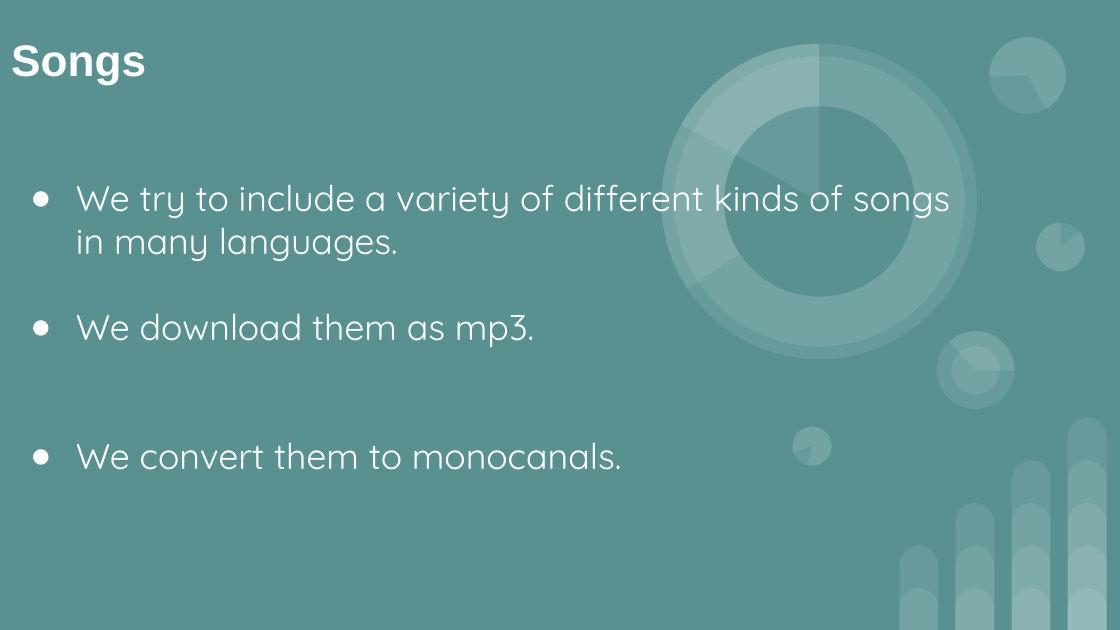
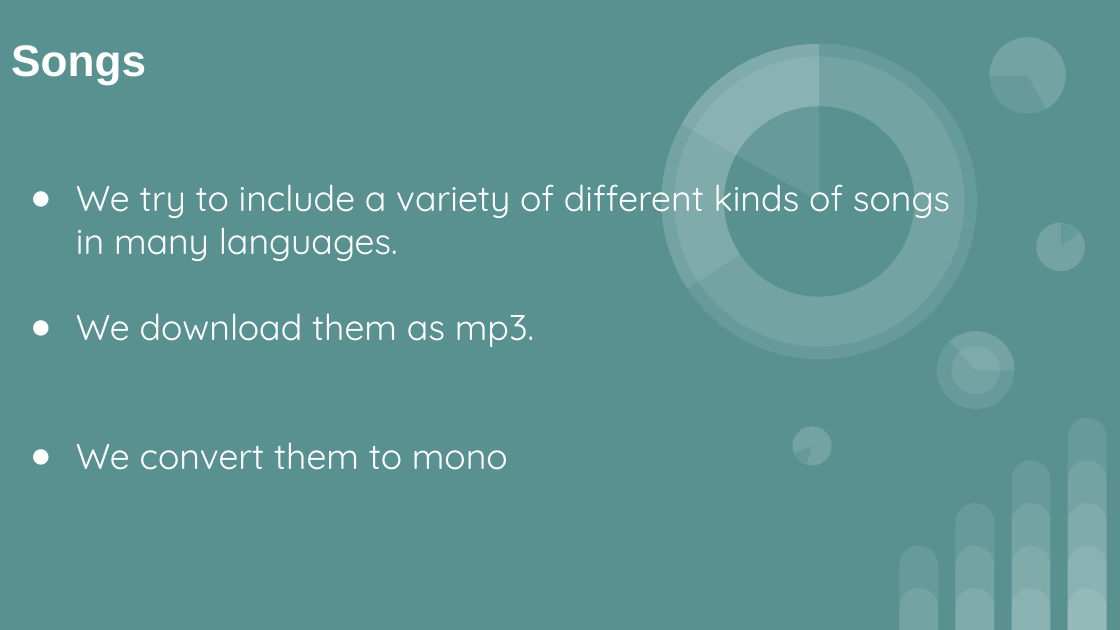
Before and after one commit to VarsouPenny/dejavu, a slide deck: slide 5 of presentation/Multimodal Project Presentation.pptx (slide 7 before the commit). Drawn at 1120x630 pixels with LibreOffice and Linux fonts; fonts in the diff are those of the drawing. Boxes give left, top, right and bottom in pixels: in the first picture for what was removed or moved away, otherwise in the second. Text is boxed around its words. In the diff, an @@ line names an element or a change of style, - is before the commit and + after.

```diff
--- a/presentation/Multimodal Project Presentation.pptx
+++ b/presentation/Multimodal Project Presentation.pptx
@@ subtitle at box(76, 442, 508, 470): text changed @@
-● We convert them to monocanals.
+● We convert them to mono
```
Also in this commit, not shown: 3 other slides changed, 1 slide added, 2 slides removed, 1 other file.
